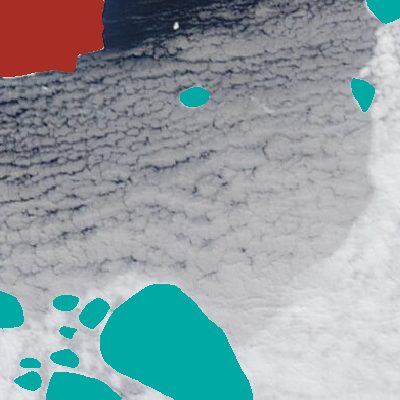
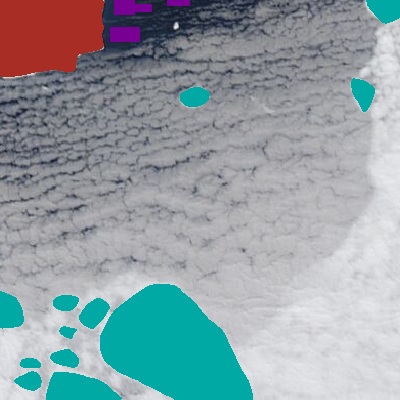
Comparing the layer stacks of the two 400×400 images. Changes:
added layer "water samples" above "landmask" over 110, 0, 190, 42
